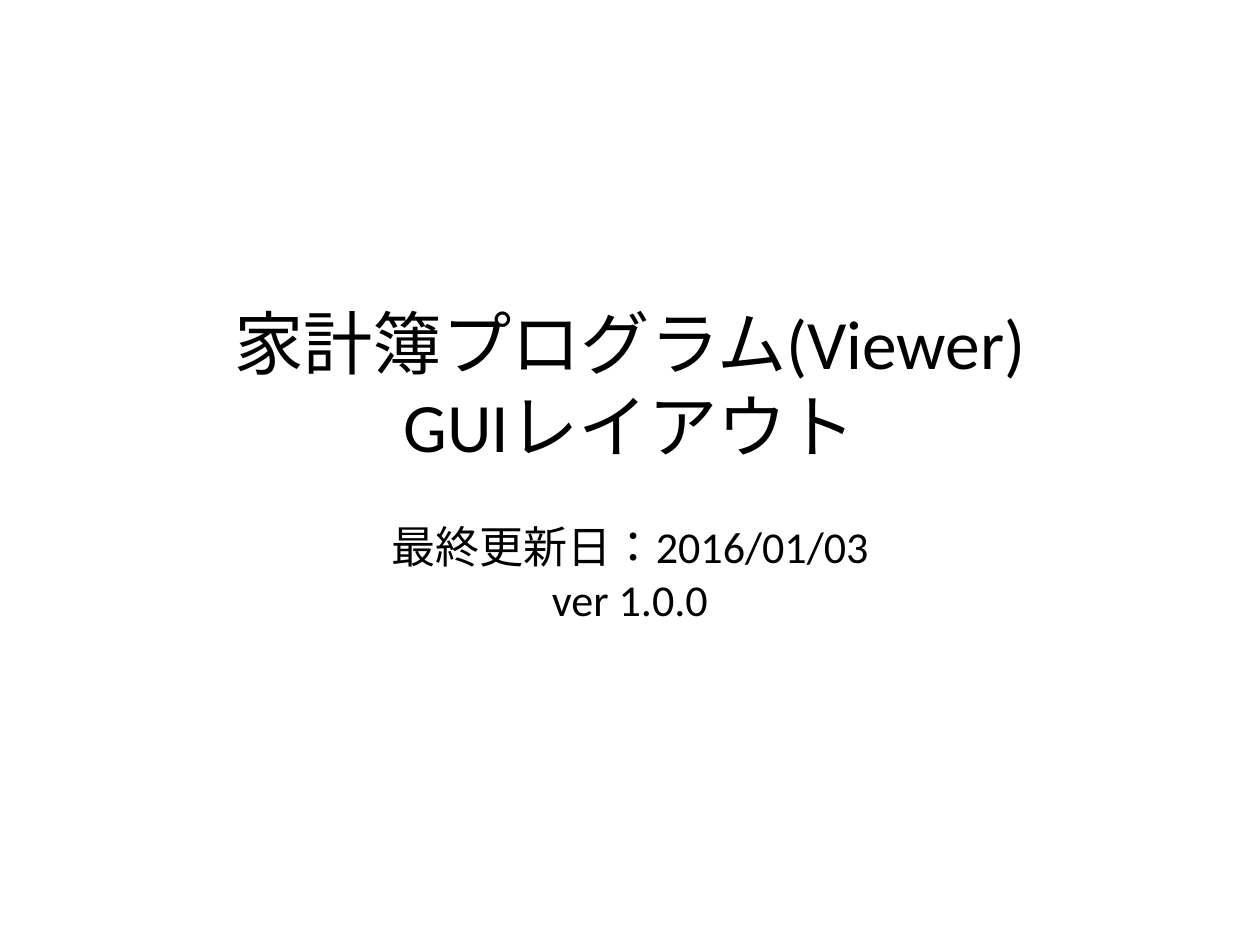
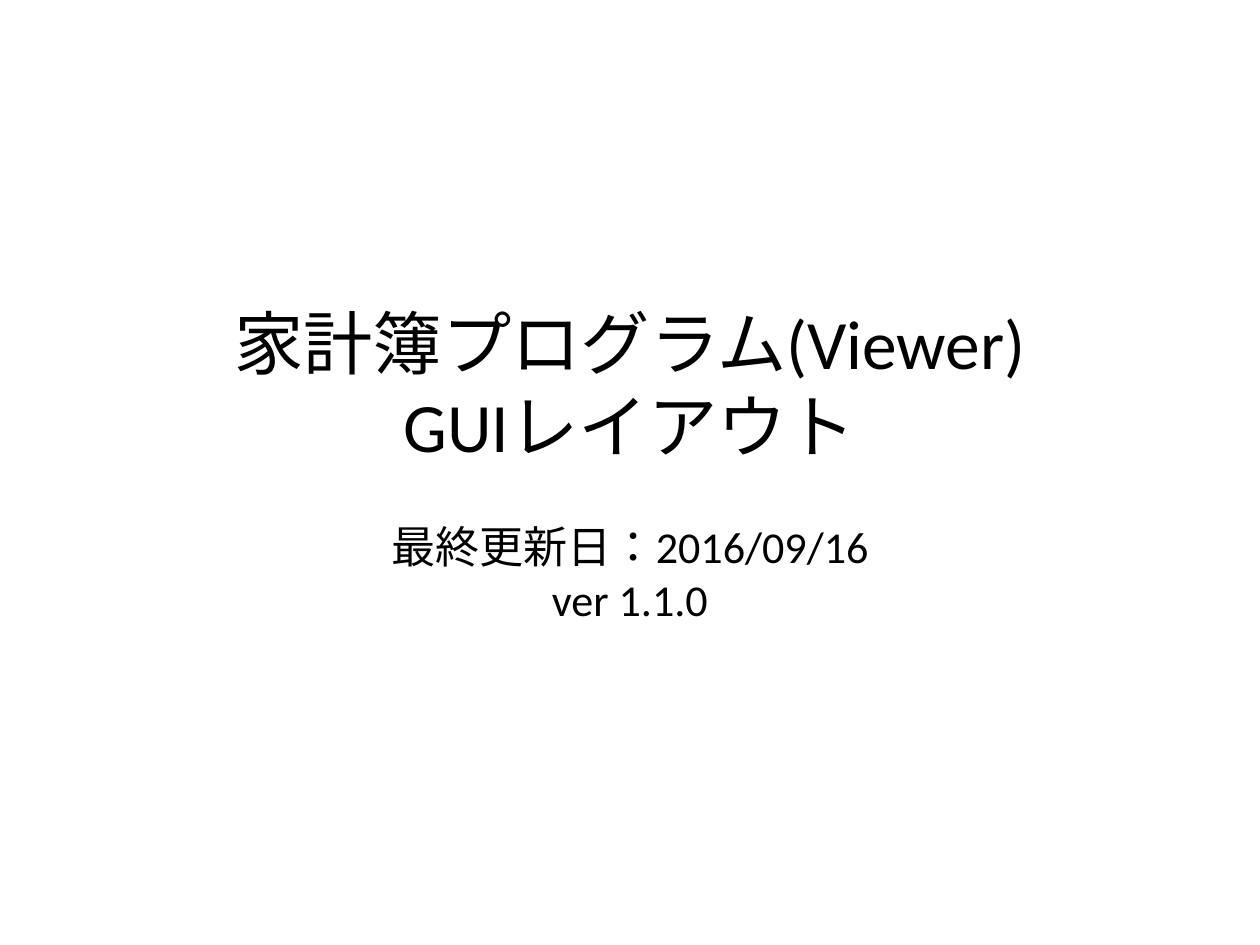
Before and after one commit to Leonis0813/chort, a slide deck: slide 1 of zosma/interface/ui.pptx. Drawn at 1260x945 pixels with LibreOffice and Linux fonts; fonts in the diff are those of the drawing. Boxes give left, top, right and bottom in pixels: in the first picture for what was removed or moved away, otherwise in the second. Text is boxed around its words. In the diff, an @@ line names an element or a change of style, - is before the commit and + after.

```diff
--- a/zosma/interface/ui.pptx
+++ b/zosma/interface/ui.pptx
@@ title at bbox=[234, 310, 1025, 617]: text changed @@
-家計簿プログラム(Viewer)
-GUIレイアウト
-最終更新日：2016/01/03
-ver 1.0.0
+家計簿プログラム(Viewer)
+GUIレイアウト
+最終更新日：2016/09/16
+ver 1.1.0
```
Also in this commit, not shown: 1 other slide changed.
